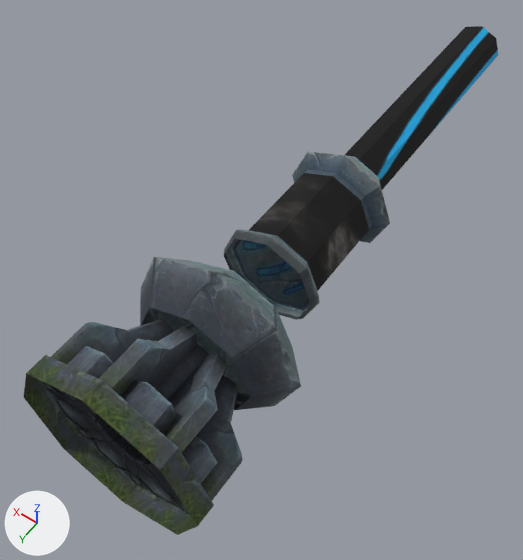
Renders of the OBJ model sceneobjs/huodong_fuben_234/huodong_fuben_234_xiaozhuzi_01.obj from each side of a commit.
Both versions are drawn from a camera (50 mm lens) standing at (-228.0, 119.0, 508.0) and looking at (24.0, -233.0, -45.0). The lights are fixed; the arrows at lower left show +X, +Y and +Z. Where no turn or scale is listed for an object, it has been applied to the vertices. Vertices at the same position are counted once.

Script lines for the objects in view, before the commit:
```python
me_huodong_fuben_234_xiaozhuzi_01 = bpy.data.meshes.new('huodong_fuben_234_xiaozhuzi_01')
me_huodong_fuben_234_xiaozhuzi_01.from_pydata(...)  # 338 vertices, 460 faces; spans x -88.0..88.0, y -640.0..0.0, z -88.0..88.0
# faces by material slot: [412, 16, 32]
me_huodong_fuben_234_xiaozhuzi_01.materials.append(mat_material_1)  # picture img_huodong_fuben_234_xiaozhuzi_01_png
me_huodong_fuben_234_xiaozhuzi_01.materials.append(mat_material_2)  # picture img_tx_huodong_fuben_234_03_png
me_huodong_fuben_234_xiaozhuzi_01.materials.append(mat_material_3)  # picture img_tx_huodong_fuben_234_06_png
ob_huodong_fuben_234_xiaozhuzi_01 = bpy.data.objects.new('huodong_fuben_234_xiaozhuzi_01', me_huodong_fuben_234_xiaozhuzi_01)
ob_huodong_fuben_234_xiaozhuzi_01.location = (0.0, 0.0, 0.0)
```
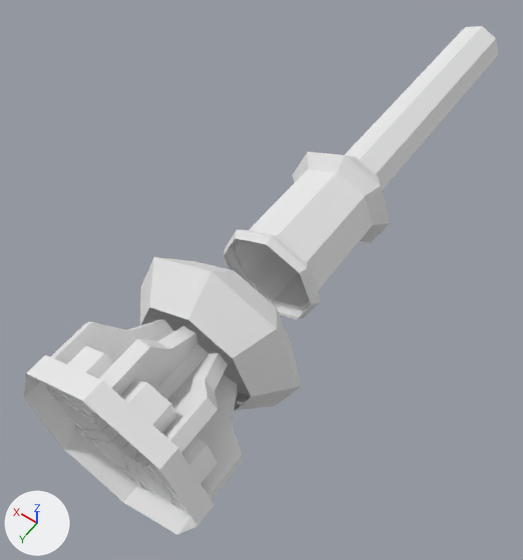
Patch to the scene script:
```diff
--- a/sceneobjs/huodong_fuben_234/huodong_fuben_234_xiaozhuzi_01.obj.py
+++ b/sceneobjs/huodong_fuben_234/huodong_fuben_234_xiaozhuzi_01.obj.py
@@ mat_material_3_1 @@
+mat_material_3_1 = principled_material('material_3')
+mat_material_3_1.base_color = (0.8, 0.8, 0.8)  # white #e7e7e7
+mat_material_3_1.roughness = 1.0
@@ mat_material_1_1 @@
+mat_material_1_1 = principled_material('material_1')
+mat_material_1_1.base_color = (0.8, 0.8, 0.8)  # white #e7e7e7
+mat_material_1_1.roughness = 1.0
@@ mat_material_2_1 @@
+mat_material_2_1 = principled_material('material_2')
+mat_material_2_1.base_color = (0.8, 0.8, 0.8)  # white #e7e7e7
+mat_material_2_1.roughness = 1.0
@@ me_huodong_fuben_234_xiaozhuzi_01 @@
 me_huodong_fuben_234_xiaozhuzi_01.from_pydata(...)  # 338 vertices, 460 faces; spans x -88.0..88.0, y -640.0..0.0, z -88.0..88.0
 # used by ob_huodong_fuben_234_xiaozhuzi_01; location = (0.0, 0.0, 0.0)
+# me_huodong_fuben_234_xiaozhuzi_01 part 1: all 412 faces that had it switch from mat_material_1 (picture img_huodong_fuben_234_xiaozhuzi_01_png) to mat_material_1_1 (white #e7e7e7)
+# me_huodong_fuben_234_xiaozhuzi_01 part 2: all 16 faces that had it switch from mat_material_2 (picture img_tx_huodong_fuben_234_03_png) to mat_material_2_1 (white #e7e7e7)
+# me_huodong_fuben_234_xiaozhuzi_01 part 3: all 32 faces that had it switch from mat_material_3 (picture img_tx_huodong_fuben_234_06_png) to mat_material_3_1 (white #e7e7e7)
```

What differs and where, as boxes (x1, y1, x2, y2) in the pictures (523 x 560 px):
part 1 of me_huodong_fuben_234_xiaozhuzi_01, recoloured (grey to white)
    both: (24, 152, 390, 535)
part 2 of me_huodong_fuben_234_xiaozhuzi_01, recoloured (black to white)
    both: (249, 173, 369, 290)
part 3 of me_huodong_fuben_234_xiaozhuzi_01, recoloured (black to white)
    both: (345, 26, 498, 190)
